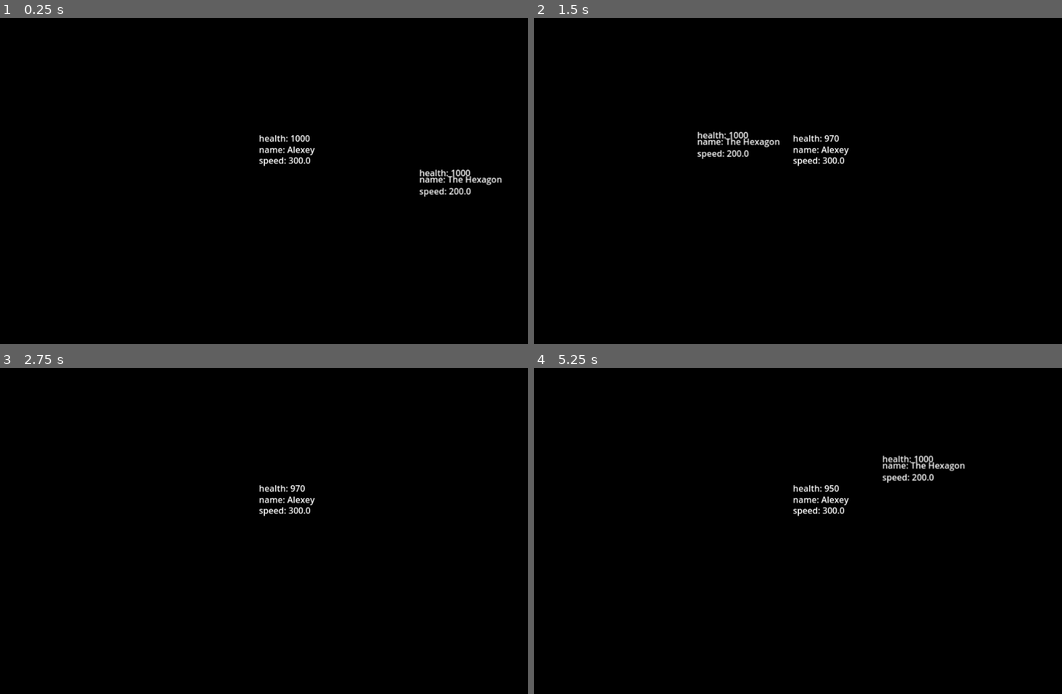
Above: before the commit, frames 1-4 (two rows, left to right).
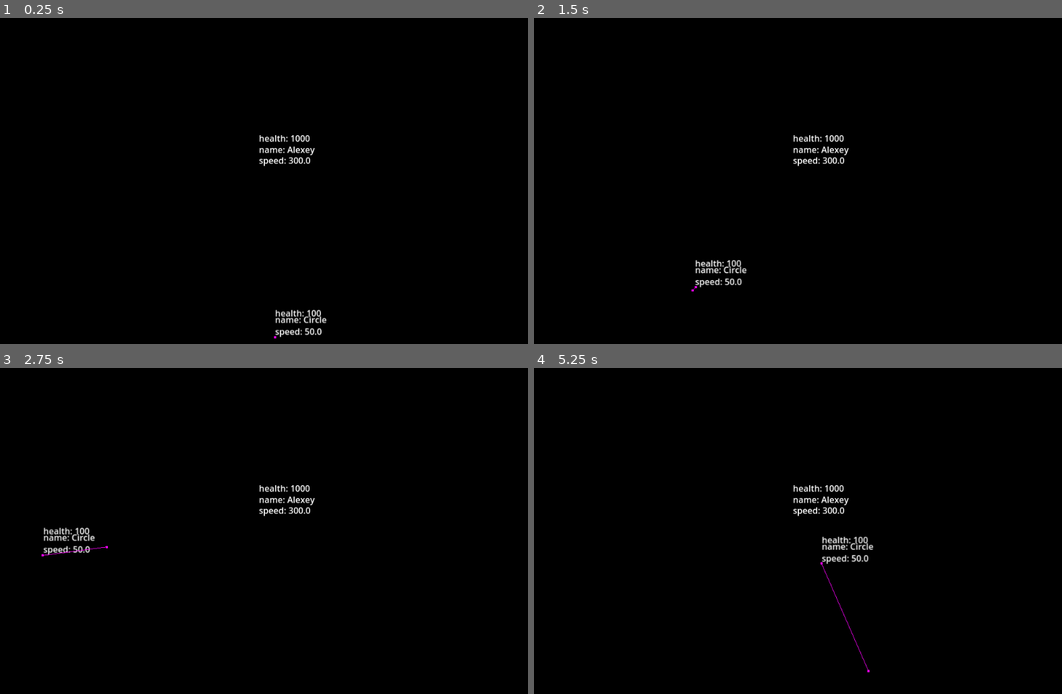
Above: after the commit, the same moments.

Repository: xxxxx-community/TheAihopGG-godot-wild-jam-80
Game: Godot game, scene res://scenes/objects/world/world.tscn
Two runs of this game, one before a commit and one after it. Both use one fixed random seed, a clock stepped at 60 frames per second and the inputs below.
Inputs (mouse positions are in pixels of both pictures, inside the frame that each line leads up to):
- Up to frame 1 (0.25 s): no input
- Up to frame 2 (1.5 s): move the mouse to (924, 148) at 0.52 s; hold D (move_right) 0.53-1.28 s; tap 1 (select_weapon_1) at 0.6 s; move the mouse to (697, 203) at 1.27 s; hold Down (move_down) from 1.28 s (still down); tap 2 (select_weapon_2) at 1.35 s
- Up to frame 3 (2.75 s): move the mouse to (322, 407) at 2.02 s; release Down (move_down) at 2.03 s; hold D (move_right) from 2.03 s (still down); tap 3 (select_weapon_3) at 2.1 s
- Up to frame 4 (5.25 s): tap Enter at 2.75 s; move the mouse to (776, 632) at 2.77 s; release D (move_right) at 2.78 s; hold Up (move_up) 2.78-3.53 s; click (776, 632) at 2.85 s; move the mouse to (966, 605) at 3.52 s; hold A (move_left) 3.53-5.03 s; tap 1 (select_weapon_1) at 3.6 s; move the mouse to (639, 446) at 4.27 s; tap 2 (select_weapon_2) at 4.35 s; move the mouse to (829, 524) at 5.02 s; hold Down (move_down) from 5.03 s (still down); tap 3 (select_weapon_3) at 5.1 s

The runs differ from the first frame. In frame 1, 0.8% of the frame differs, in the area x 51-96%, y 46-99%; in frame 2, 0.9%; in frame 3, 0.4%; in frame 4, 1.0%, in the area x 54-82%, y 26-94%.

Commit message:
feat: enemys' navigation

Diff:
--- a/scenes/characters/character/character.gd
+++ b/scenes/characters/character/character.gd
@@ -33,7 +33,7 @@
 @export_category("Health")
 @export var health: int
 @export var max_health: int
-@export var invulnerability_time: float
+@export var invulnerability_time: float = 0.4
 @export var health_replenish_is_enabled: bool = true
 @export var invulnerability_is_enabled: bool = false # note: don t use invulnerability_is_enabled, use health_component.invulnerability_is_enabled
 
--- a/scenes/characters/enemies/circle_enemy/circle_enemy.gd
+++ b/scenes/characters/enemies/circle_enemy/circle_enemy.gd
@@ -5,6 +5,9 @@
 
 @onready var shoot_timer: Timer = get_node("%ShootTimer")
 @onready var circle_weapon: Weapon = get_node("%CircleWeapon")
+@onready var navigation_agent = get_node("%NavigationAgent2D")
+
+var next_path_position: Vector2
 
 func _ready():
 	super._ready()
@@ -12,10 +15,10 @@
 	shoot_timer.start()
 
 func _process(delta):
-	if global_position.distance_to(target.global_position) > min_distance_to_target:
-		move_direction = (target.global_position - global_position).normalized()
-	else:
-		move_direction = -(target.global_position - global_position).normalized()
+	navigation_agent.target_position = (target.global_position - global_position).normalized() * -min_distance_to_target + target.global_position
+	next_path_position = navigation_agent.get_next_path_position()
+	move_direction = (next_path_position - global_position).normalized()
+
 	super._process(delta)
 
 func _on_shoot_timer_timeout() -> void:
--- a/scenes/characters/enemies/circle_enemy/circle_enemy.tscn
+++ b/scenes/characters/enemies/circle_enemy/circle_enemy.tscn
@@ -37,4 +37,12 @@
 unique_name_in_owner = true
 parent = NodePath("../..")
 
+[node name="NavigationAgent2D" type="NavigationAgent2D" parent="." index="8"]
+unique_name_in_owner = true
+path_max_distance = 10000.0
+avoidance_enabled = true
+debug_enabled = true
+debug_use_custom = true
+debug_path_custom_color = Color(1, 0, 1, 1)
+
 [connection signal="timeout" from="Timers/ShootTimer" to="." method="_on_shoot_timer_timeout"]
--- a/scenes/characters/enemies/enemy/enemy.tscn
+++ b/scenes/characters/enemies/enemy/enemy.tscn
@@ -5,7 +5,7 @@
 
 [node name="Enemy" groups=["enemy"] instance=ExtResource("1_8ucer")]
 collision_layer = 6
-collision_mask = 0
+collision_mask = 2
 script = ExtResource("2_gkyfy")
 collide_damage = 10
 collide_damage_duration = 2.0
--- a/scenes/characters/enemies/square_enemy/square_enemy.gd
+++ b/scenes/characters/enemies/square_enemy/square_enemy.gd
@@ -4,14 +4,24 @@
 
 @onready var shoot_timer: Timer = get_node("%ShootTimer")
 @onready var square_enemy_weapon: Weapon = get_node("%SquareEnemyWeapon")
+@onready var navigation_agent = get_node("%NavigationAgent2D")
+
+var next_path_position: Vector2
 
 func _ready():
 	super._ready()
 	shoot_timer.start(shoot_duration)
 
 func _process(delta):
-	move_direction = (target.global_position - global_position).normalized()
+	navigation_agent.target_position = target.global_position
+	next_path_position = navigation_agent.get_next_path_position()
+	move_direction = (next_path_position - global_position).normalized()
 	super._process(delta)
 
 func _on_shoot_timer_timeout() -> void:
 	square_enemy_weapon._shoot(target.global_position - global_position, ["player"])
+
+
+func _on_navigation_agent_2d_velocity_computed(safe_velocity: Vector2) -> void:
+	velocity = safe_velocity
+	move_and_slide()
--- a/scenes/characters/enemies/square_enemy/square_enemy.tscn
+++ b/scenes/characters/enemies/square_enemy/square_enemy.tscn
@@ -28,4 +28,13 @@
 unique_name_in_owner = true
 parent = NodePath("../..")
 
+[node name="NavigationAgent2D" type="NavigationAgent2D" parent="." index="8"]
+unique_name_in_owner = true
+path_max_distance = 10000.0
+avoidance_enabled = true
+debug_enabled = true
+debug_use_custom = true
+debug_path_custom_color = Color(1, 0, 1, 1)
+
 [connection signal="timeout" from="Timers/ShootTimer" to="." method="_on_shoot_timer_timeout"]
+[connection signal="velocity_computed" from="NavigationAgent2D" to="." method="_on_navigation_agent_2d_velocity_computed"]
--- a/scenes/characters/enemies/triangle_enemy/triangle_enemy.gd
+++ b/scenes/characters/enemies/triangle_enemy/triangle_enemy.gd
@@ -1,5 +1,12 @@
 extends Enemy
 
+@onready var navigation_agent = get_node("%NavigationAgent2D")
+
+var next_path_position: Vector2
+
 func _process(delta):
-	move_direction = (target.global_position - global_position).normalized()
+	navigation_agent.target_position = target.global_position
+	next_path_position = navigation_agent.get_next_path_position()
+	move_direction = (next_path_position - global_position).normalized()
+
 	super._process(delta)
--- a/scenes/characters/enemies/triangle_enemy/triangle_enemy.tscn
+++ b/scenes/characters/enemies/triangle_enemy/triangle_enemy.tscn
@@ -10,20 +10,25 @@
 
 [node name="TriangleEnemy" instance=ExtResource("1_sxb20")]
 scale = Vector2(0.991468, 0.937535)
+collision_mask = 4
 script = ExtResource("2_wiw6w")
 collide_damage_duration = 3.0
 character_name = "Triangle"
-speed = 60.0
+speed = 200.0
+show_health_label = false
+show_name_label = false
+show_speed_label = false
 
 [node name="CollisionShape2D" parent="." index="1"]
 shape = SubResource("RectangleShape2D_wiw6w")
 
-[node name="HealthComponent" parent="Components" index="0"]
-health = null
-max_health = null
-invulnerability_time = null
-health_replenish_is_enabled = null
-invulnerability_is_enabled = null
-
 [node name="CollisionShape2D" parent="AttackArea" index="0"]
 shape = SubResource("CircleShape2D_wiw6w")
+
+[node name="NavigationAgent2D" type="NavigationAgent2D" parent="." index="7"]
+unique_name_in_owner = true
+path_max_distance = 10000.0
+avoidance_enabled = true
+debug_enabled = true
+debug_use_custom = true
+debug_path_custom_color = Color(1, 0, 1, 1)
--- a/scenes/objects/world/world.tscn
+++ b/scenes/objects/world/world.tscn
@@ -1,9 +1,15 @@
-[gd_scene load_steps=5 format=3 uid="uid://osff4b4kntj4"]
+[gd_scene load_steps=6 format=3 uid="uid://osff4b4kntj4"]
 
 [ext_resource type="Script" uid="uid://8n87xxfrg1wu" path="res://scenes/objects/world/world.gd" id="1_gmxm5"]
 [ext_resource type="PackedScene" uid="uid://5bh1m3ruoeml" path="res://scenes/objects/world_borders/world_borders.tscn" id="3_3kq53"]
 [ext_resource type="PackedScene" uid="uid://dy3tbnu1cbd80" path="res://scenes/characters/player/player.tscn" id="3_neq0c"]
-[ext_resource type="PackedScene" uid="uid://beao4wrilntaq" path="res://scenes/characters/bosses/hexagon_boss/hexagon_boss.tscn" id="4_neq0c"]
+[ext_resource type="PackedScene" uid="uid://bq50sj2kb3qjx" path="res://scenes/characters/enemies/circle_enemy/circle_enemy.tscn" id="4_neq0c"]
+
+[sub_resource type="NavigationPolygon" id="NavigationPolygon_neq0c"]
+vertices = PackedVector2Array(2977.77, 2364.91, -2331.2, 2316.09, -2046.72, -1368.26, 3291.13, -1524.67)
+polygons = Array[PackedInt32Array]([PackedInt32Array(0, 1, 2, 3)])
+outlines = Array[PackedVector2Array]([PackedVector2Array(-2056, -1378, -2342, 2326, 2987, 2375, 3302, -1535)])
+cell_size = 100.0
 
 [node name="World" type="Node2D"]
 script = ExtResource("1_gmxm5")
@@ -15,12 +21,15 @@
 
 [node name="Characters" type="Node" parent="."]
 
-[node name="HexagonBoss" parent="Characters" node_paths=PackedStringArray("target") instance=ExtResource("4_neq0c")]
-spawn_enemy_time = 3.0
-target = NodePath("../Player")
-speed = 200.0
-
 [node name="Player" parent="Characters" instance=ExtResource("3_neq0c")]
-position = Vector2(-324, -42)
+position = Vector2(-18, -43)
 health = 1000
 max_health = 1000
+
+[node name="CircleEnemy" parent="Characters" node_paths=PackedStringArray("target") instance=ExtResource("4_neq0c")]
+position = Vector2(-8, 260)
+target = NodePath("../Player")
+
+[node name="NavigationRegion2D" type="NavigationRegion2D" parent="."]
+position = Vector2(1, 0)
+navigation_polygon = SubResource("NavigationPolygon_neq0c")
